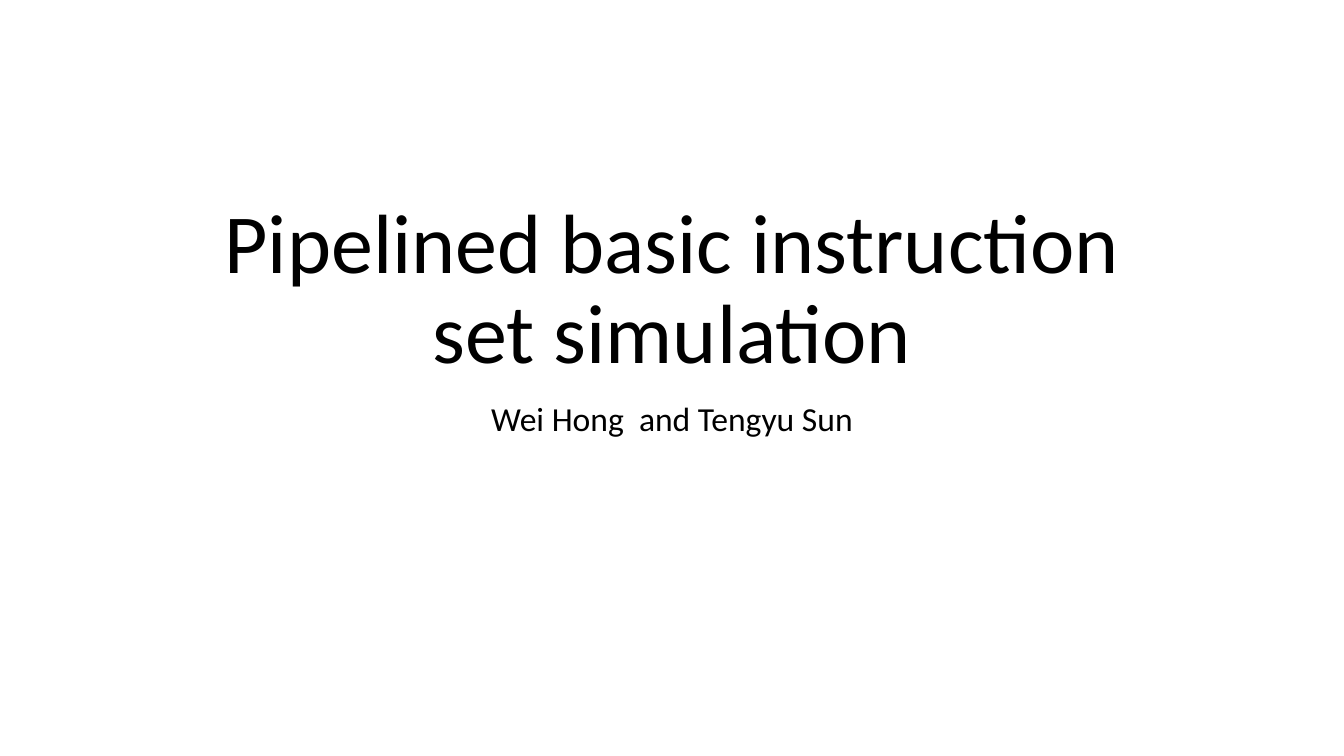
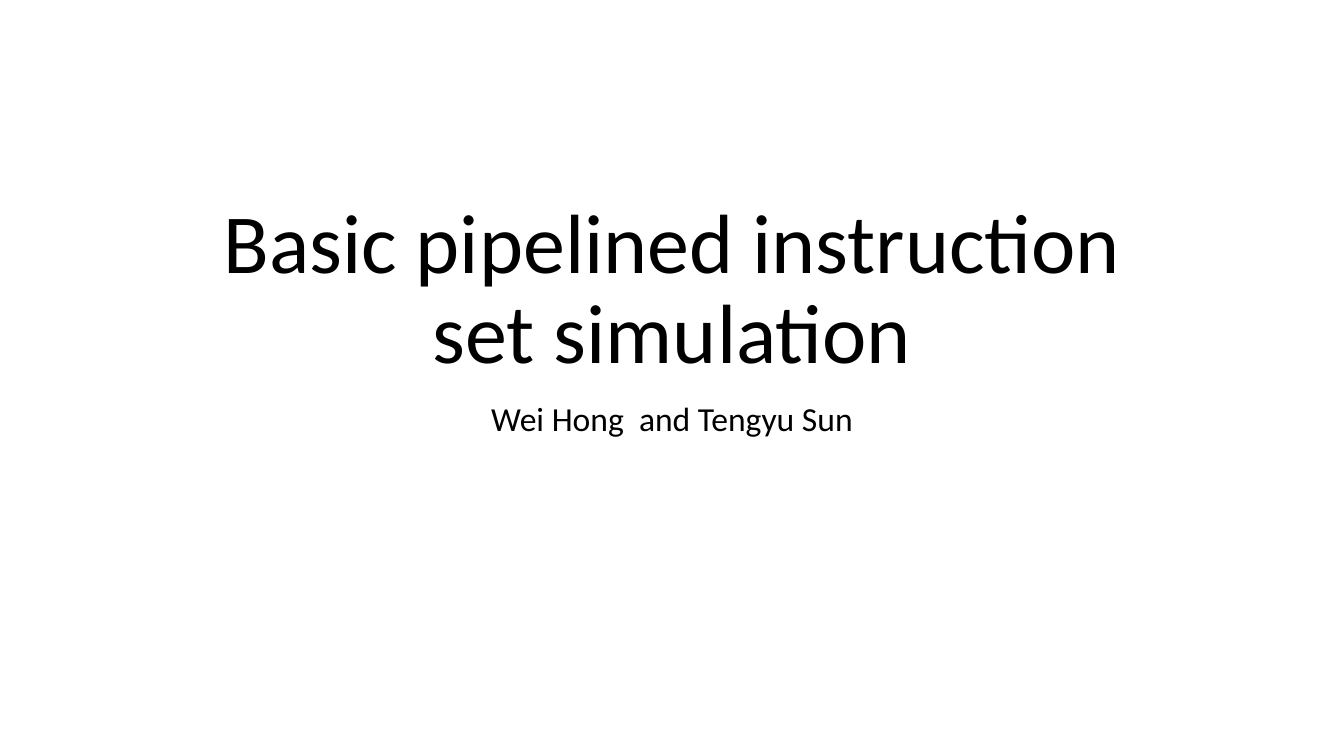
Before and after one commit to Tengyu-Sun/MIPS_simulator, a slide deck: slide 1 of Pipelined basic instruction set simulation.pptx. Drawn at 1344x756 pixels with LibreOffice and Linux fonts; fonts in the diff are those of the drawing. Boxes give left, top, right and bottom in pixels: in the first picture for what was removed or moved away, otherwise in the second. Text is boxed around its words. In the diff, an @@ line names an element or a change of style, - is before the commit and + after.

```diff
--- a/Pipelined basic instruction set simulation.pptx
+++ b/Pipelined basic instruction set simulation.pptx
@@ title at (223,214,1119,364): text changed @@
-Pipelined basic instruction set simulation
+Basic pipelined instruction set simulation
```
Also in this commit, not shown: 1 other slide changed, 1 other file.
